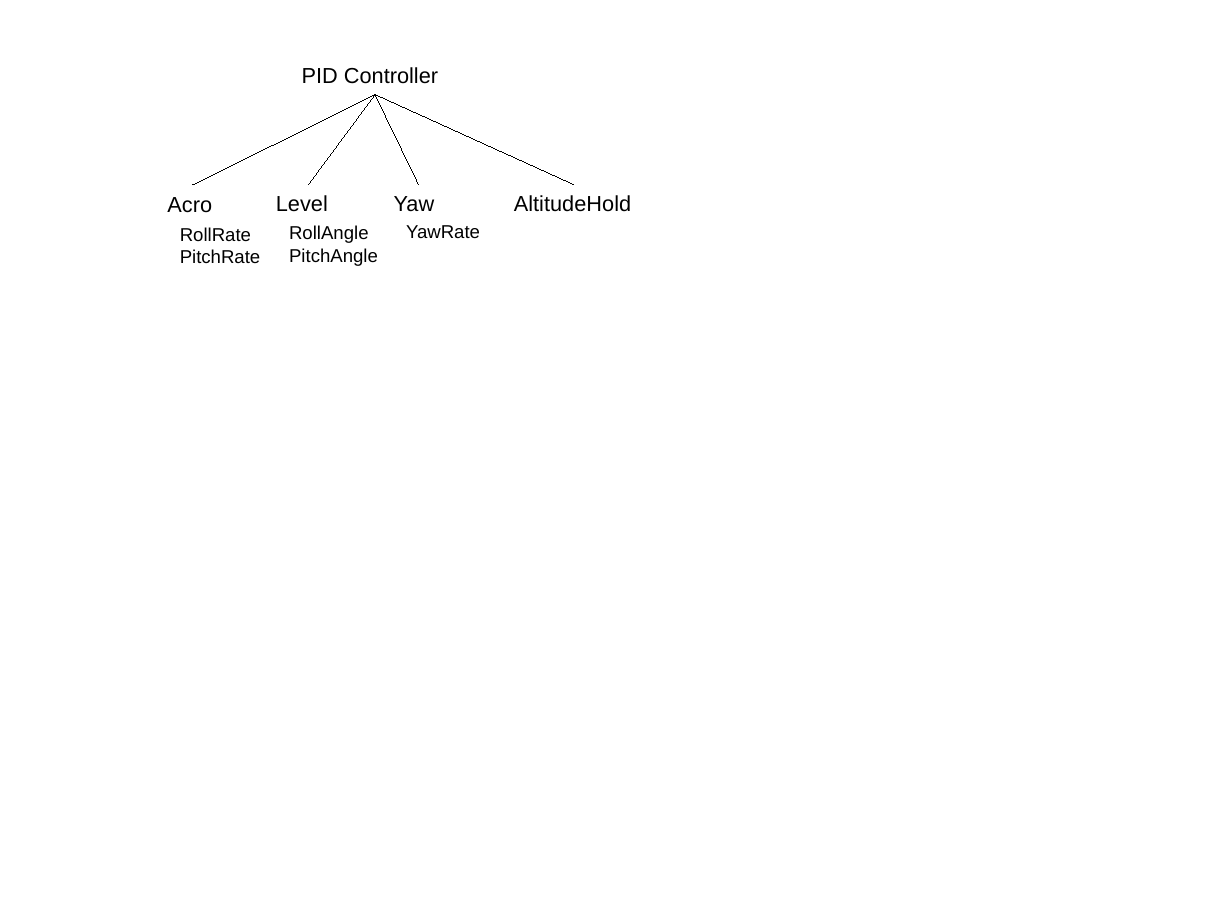
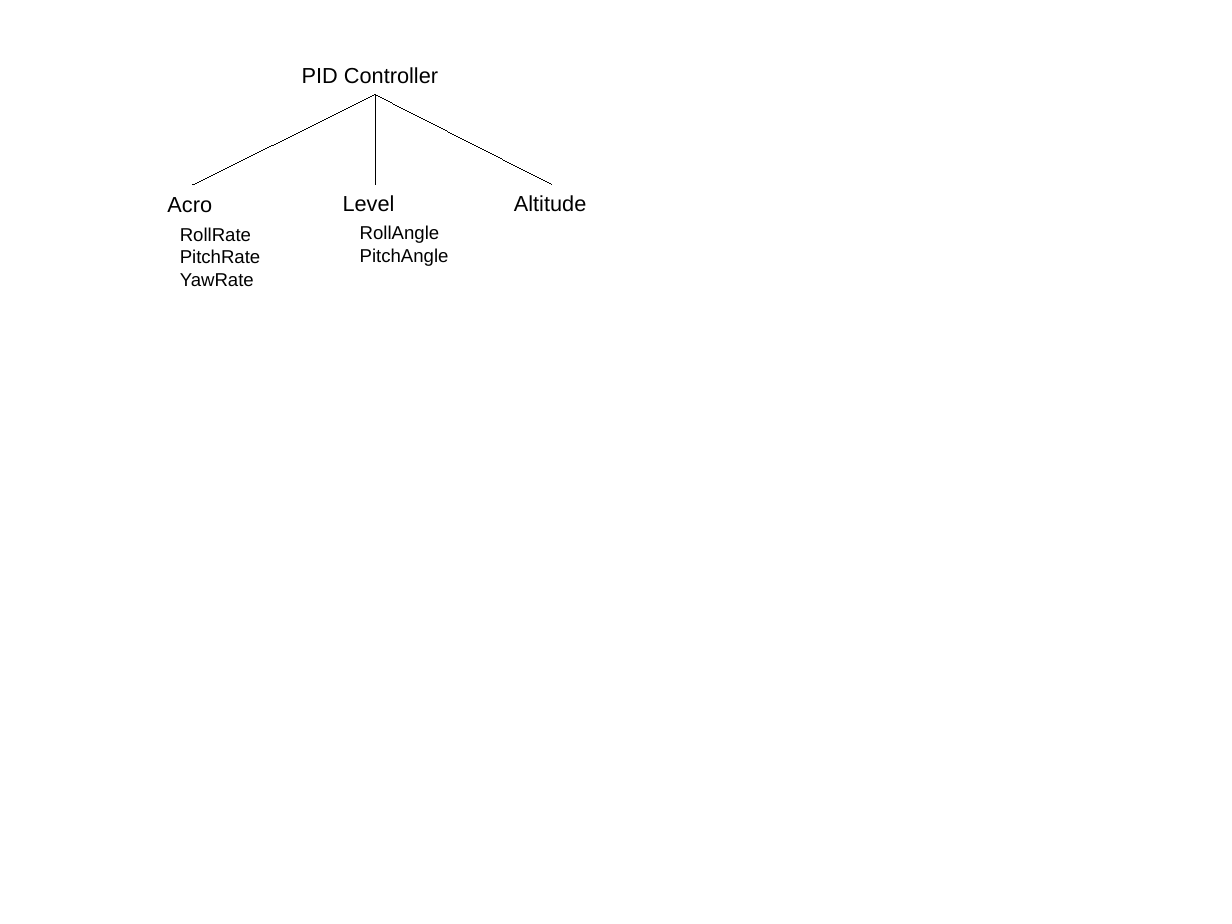
Before and after one commit to simondlevy/Hackflight, a slide deck: slide 1 of extras/media/pidcontrollers.pptx. Drawn at 1232x924 pixels with LibreOffice and Linux fonts; fonts in the diff are those of the drawing. Boxes give left, top, right and bottom in pixels: in the first picture for what was removed or moved away, otherwise in the second. Text is boxed around its words. In the diff, an @@ line names an element or a change of style, - is before the commit and + after.

```diff
--- a/extras/media/pidcontrollers.pptx
+++ b/extras/media/pidcontrollers.pptx
@@ line moved from (376, 94) - (574, 184) to (376, 94) - (552, 184) @@
@@ line moved from (376, 94) - (309, 184) to (376, 94) - (376, 184) @@
@@ line removed from (376, 94) to (418, 184) @@
@@ text "Level" moved from (x1=276, y1=195, x2=328, y2=212) to (x1=343, y1=195, x2=395, y2=212) @@
@@ text removed at (x1=394, y1=196, x2=435, y2=212) @@
-Yaw
@@ text at (x1=514, y1=195, x2=587, y2=212): text changed @@
-AltitudeHold
+Altitude
@@ text "RollAngle" moved from (x1=289, y1=225, x2=378, y2=266) to (x1=360, y1=225, x2=449, y2=266) @@
@@ text removed at (x1=406, y1=225, x2=480, y2=239) @@
-YawRate
@@ text at (x1=180, y1=273, x2=254, y2=287): paragraph added @@
+YawRate
```
Also in this commit, not shown: 4 other files.
